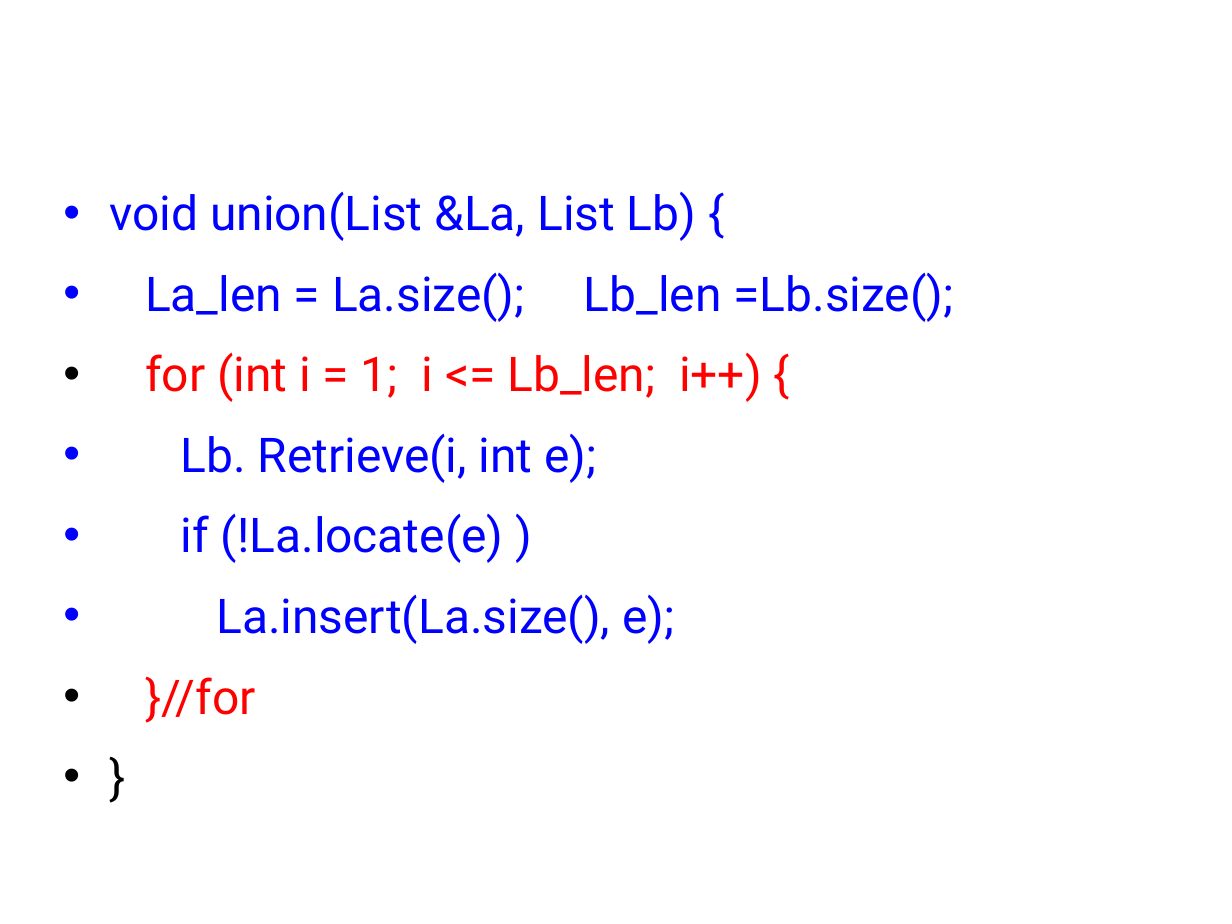
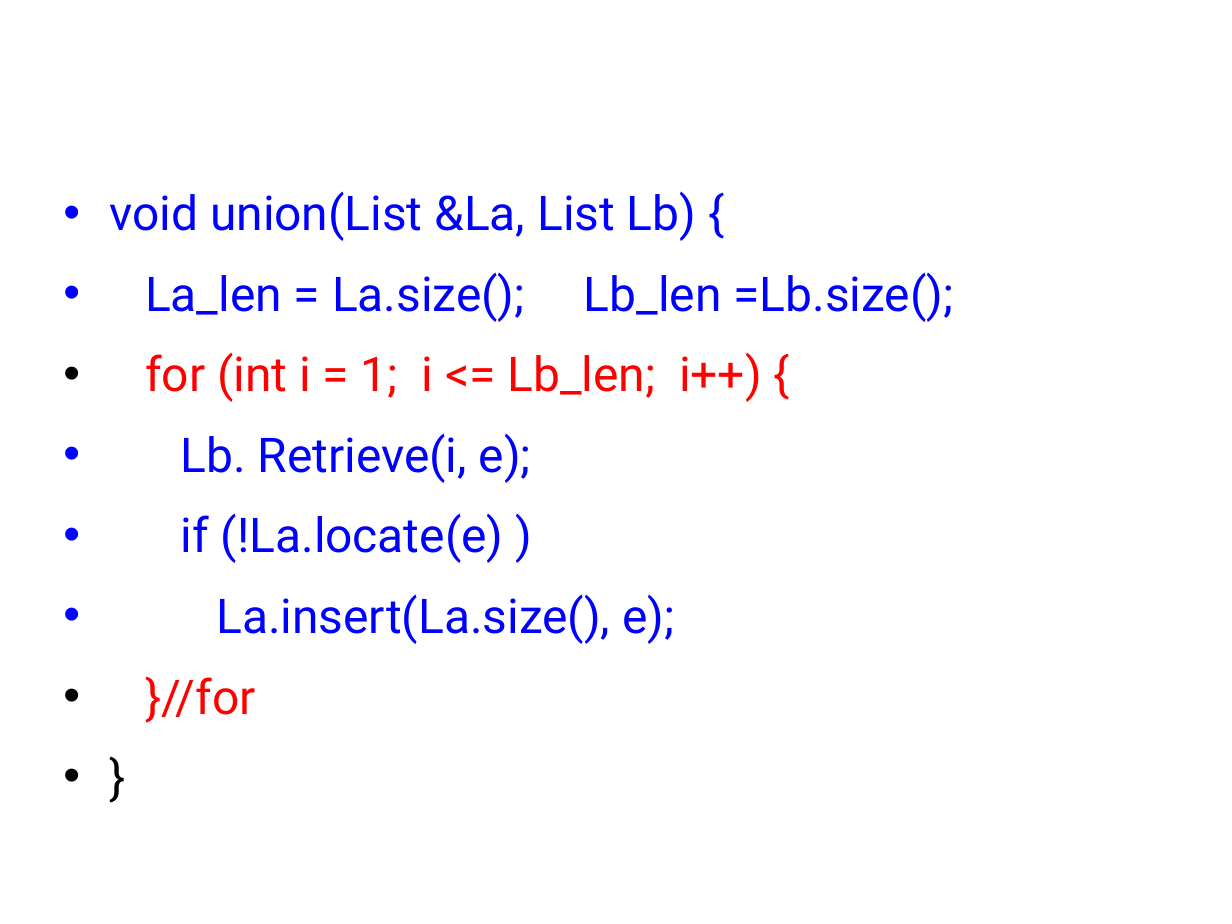
Before and after one commit to basilwang/datastructure, a slide deck: slide 46 of 第二章 线性表.ppt. Drawn at 1232x924 pixels with LibreOffice and Linux fonts; fonts in the diff are those of the drawing; background and template pictures are left out. Boxes give left, top, right and bottom in pixels: in the first picture for what was removed or moved away, otherwise in the second. Text is boxed around its words. In the diff, an @@ line names an element or a change of style, - is before the commit and + after.

```diff
--- a/第二章 线性表.ppt
+++ b/第二章 线性表.ppt
@@ text at (181, 433, 531, 483): text changed @@
-• Lb. Retrieve(i, int e);
+• Lb. Retrieve(i, e);
```
Also in this commit, not shown: 3 other slides changed, 19 other files.
